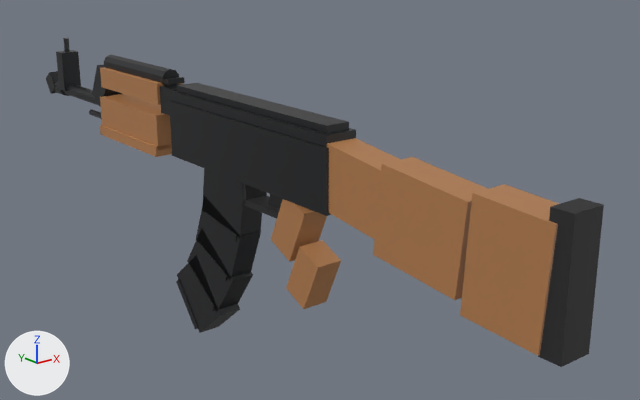
Renders of the glTF model assets/models/war/ak.glb from each side of a commit.
Before and after are seen from a 50 mm lens placed at (-0.494, -0.327, 0.221), pointed at (0.082, 0.393, -0.067). Lighting does not change. The marker at lower left points along +X, +Y and +Z. The older version comes first.

Names of what the first picture shows: 'ak'.
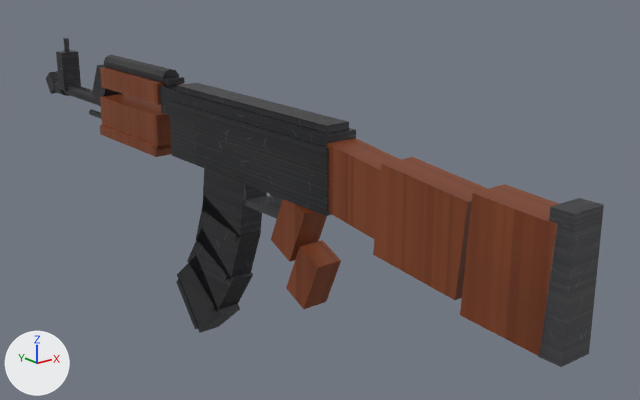
Pixel boxes (x1, y1, x2, y2) of what changed, in the pictures (640 x 400 px):
'ak', surface changed (darker): (97, 65, 603, 367) in both

The change, as a diff of the scene's bpy script:
```diff
--- a/assets/models/war/ak.glb.py
+++ b/assets/models/war/ak.glb.py
@@ img_t_gunwood @@
+img_t_gunwood = load_image('t_gunwood', '_unpacked/t_gunwood', 512, 512, 'sRGB')
@@ mat_wood @@
 mat_wood = principled_material('wood')
-mat_wood.base_color = (0.44, 0.2, 0.075)  # brown #b17c4d
+mat_wood.texture = img_t_gunwood
```
